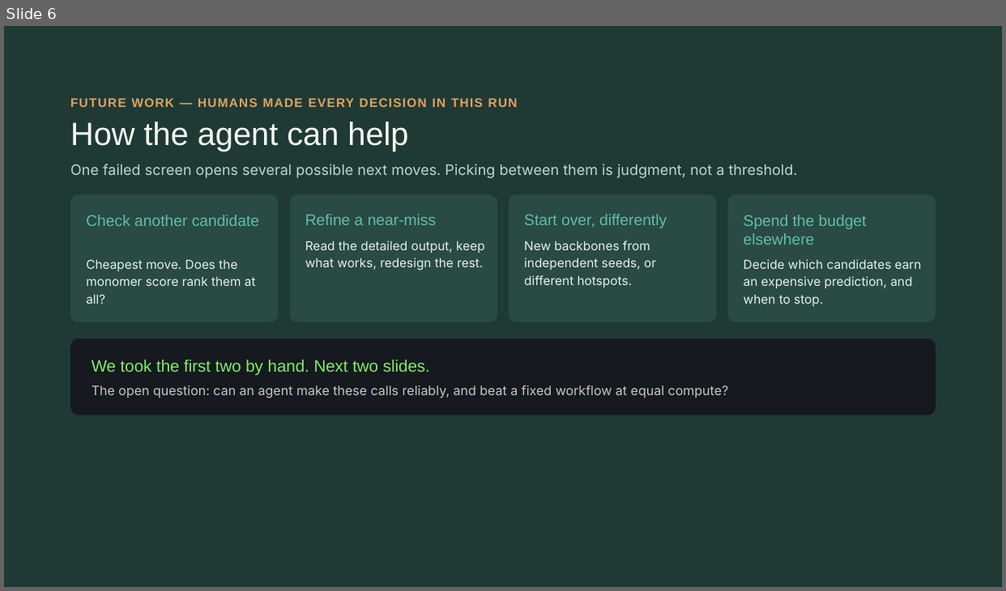
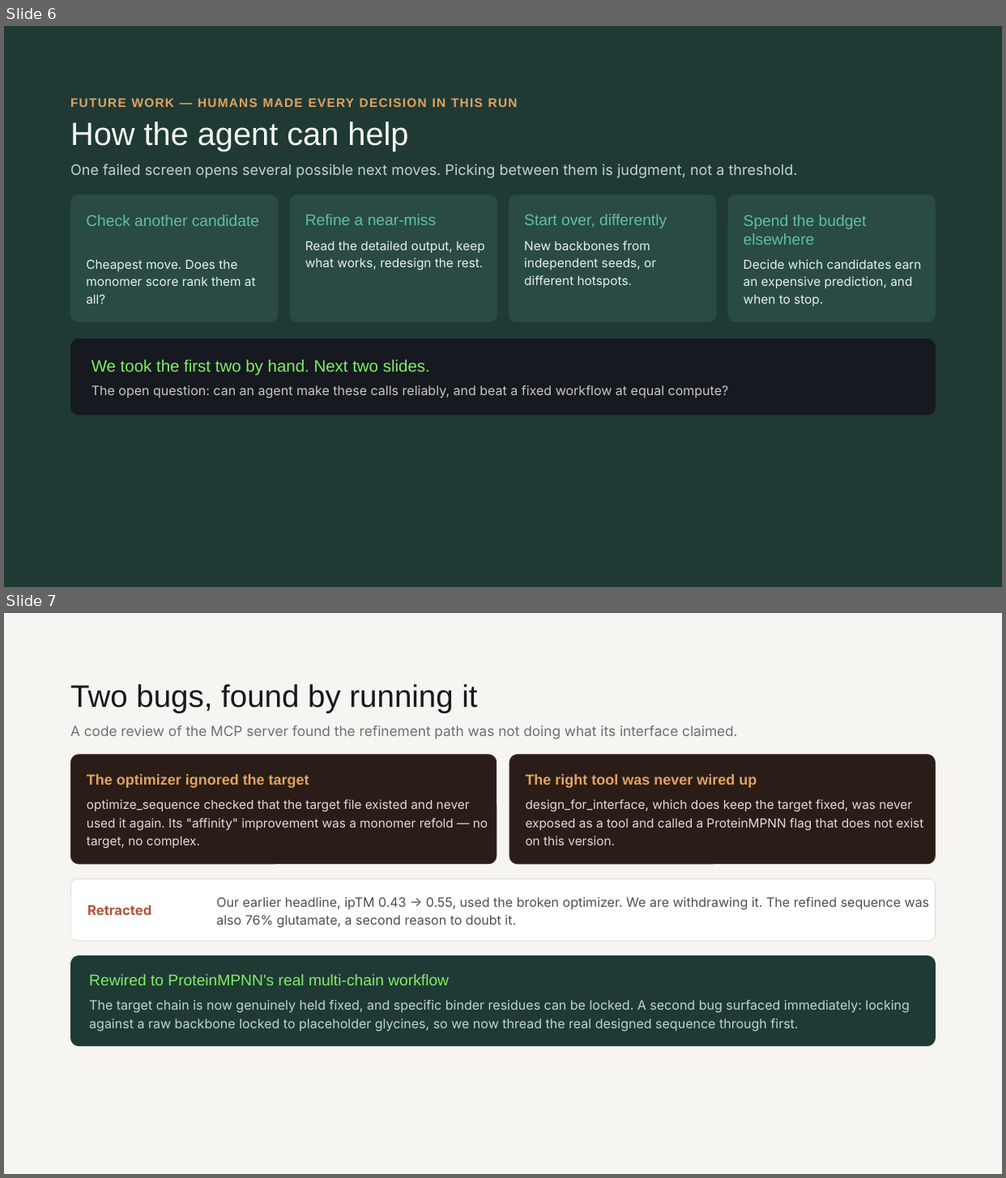
Before and after one commit to colehurwitz/binder-design-agent, a slide deck: Binder Design Agent.pptx. Shown one above the other, each under a label of ours: slide 6 before the commit, slides 6 and 7 after it. The pictures are 1006x591 and 1006x1178 pixels, drawn with LibreOffice and Linux fonts; fonts in the diff are those of the drawing. Boxes give left, top, right and bottom in pixels: in the first picture for what was removed or moved away, otherwise in the second. Text is boxed around its words. In the diff, an @@ line names an element or a change of style, - is before the commit and + after.

```diff
--- a/Binder Design Agent.pptx
+++ b/Binder Design Agent.pptx
@@ slide 7 added at <box>4,613,1002,1174</box>, background #F6F5F1 @@
@@ text added at <box>70,684,477,713</box>, 30 pt, text #16191F @@
+Two bugs, found by running it
@@ text added at <box>70,726,738,739</box>, 13.5 pt, text #6B6F76 @@
+A code review of the MCP server found the refinement path was not doing what its interface claimed.
@@ rounded rectangle added at <box>70,755,496,864</box>, fill #2A1D18, outline #4A332A 0.5 pt @@
@@ rounded rectangle added at <box>509,755,936,864</box>, fill #2A1D18, outline #4A332A 0.5 pt @@
@@ text added at <box>87,774,309,788</box>, 14 pt, text #E0A35F, bold @@
+The optimizer ignored the target
@@ text added at <box>526,774,756,788</box>, 14 pt, text #E0A35F, bold @@
+The right tool was never wired up
@@ text added at <box>87,799,488,849</box>, 12 pt, text #E8D9CF @@
+optimize_sequence checked that the target file existed and never used it again. Its "affinity" improvement was a monomer refold — no target, no complex.
@@ text added at <box>526,799,923,845</box>, 12 pt, text #E8D9CF @@
+design_for_interface, which does keep the target fixed, was never exposed as a tool and called a ProteinMPNN flag that does not exist on this version.
@@ rounded rectangle added at <box>70,879,936,942</box>, fill #FFFFFF, outline #DCD9D1 0.5 pt @@
@@ text added at <box>216,897,930,928</box>, 12.5 pt, text #4A4F57 @@
+Our earlier headline, ipTM 0.43 → 0.55, used the broken optimizer. We are withdrawing it. The refined sequence was also 76% glutamate, a second reason to doubt it.
@@ text added at <box>87,905,151,915</box>, 13 pt, text #B5533A, bold @@
+Retracted
@@ rounded rectangle added at <box>70,956,936,1046</box>, fill #1F3A35 @@
@@ text added at <box>89,974,449,986</box>, 15 pt, text #7FEE64 @@
+Rewired to ProteinMPNN's real multi-chain workflow
@@ text added at <box>89,1000,910,1032</box>, 12.5 pt, text #BFD4CF @@
+The target chain is now genuinely held fixed, and specific binder residues can be locked. A second bug surfaced immediately: locking against a raw backbone locked to placeholder glycines, so we now thread the real designed sequence through first.
```
Also in this commit, not shown: 1 slide changed, 3 other slides added, 3 slides removed, 7 other files.
